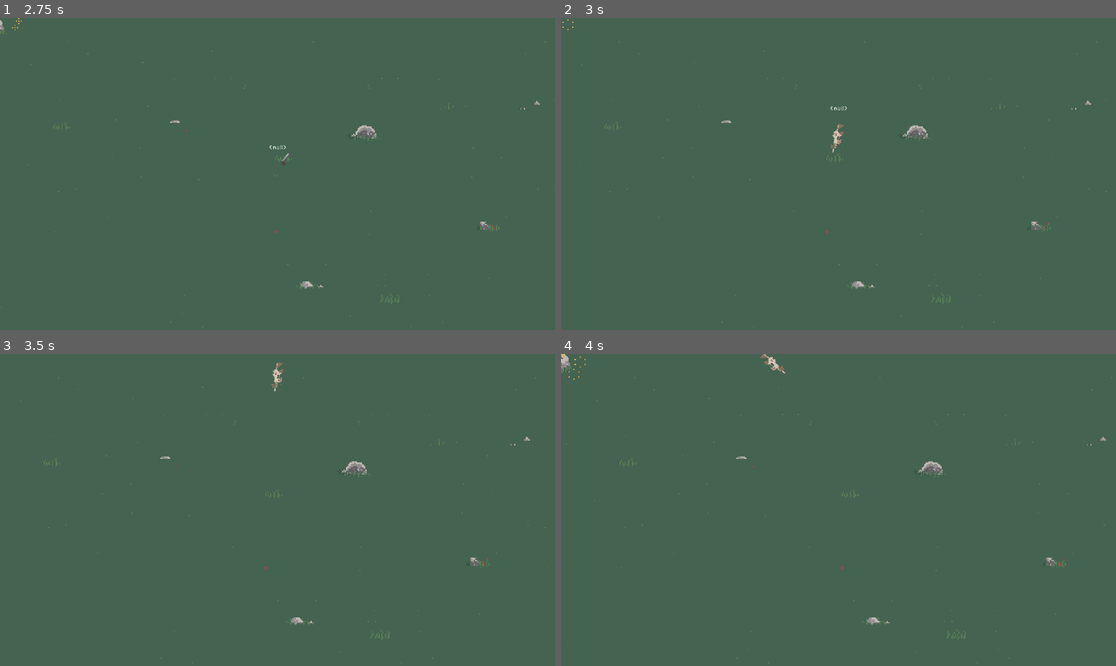
Above: before the commit, frames 1-4 (two rows, left to right).
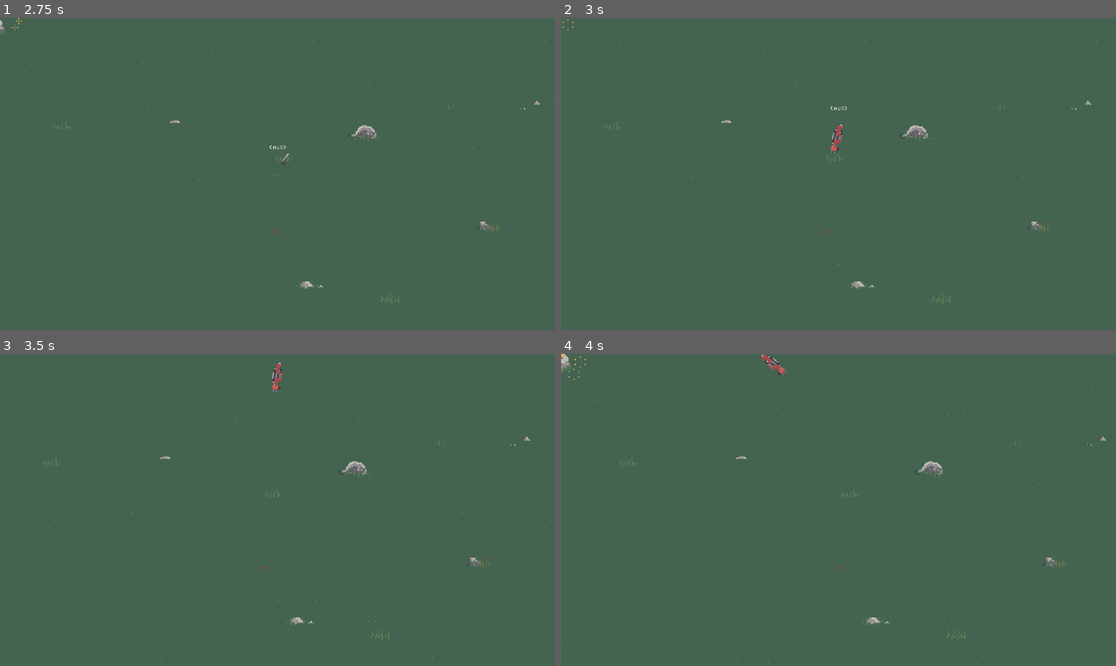
Above: after the commit, the same moments.

Repository: HedgeLizards/gobble
Game: Godot game, scene res://scenes/game.tscn
The game is run twice, just before and just after one commit, with the same random seed, the same clock (stepped at 60 frames per second) and the same inputs. This scene is started directly instead of the project's main scene.
Inputs (mouse positions are in pixels of both pictures, inside the frame that each line leads up to):
- Up to frame 1 (2.75 s): tap Enter at 0.5 s; move the mouse to (399, 158) at 0.52 s; press the mouse at (399, 158) at 0.53 s; hold D (east) 0.53-1.28 s; tap Space at 1.25 s; move the mouse to (166, 189) at 1.27 s; release the mouse at (166, 189) at 1.28 s; hold S (south) 1.28-2.03 s; click (166, 189) at 1.35 s; move the mouse to (333, 105) at 2.02 s; press the mouse at (333, 105) at 2.03 s; hold D (east) from 2.03 s (still down); tap 1 at 2.1 s
- Up to frame 2 (3 s): move the mouse to (810, 236) at 2.77 s; release D (east) at 2.78 s; release the mouse at (810, 236) at 2.78 s; hold W (north) from 2.78 s (still down); tap 6 at 2.85 s
- Up to frame 3 (3.5 s): keep holding W (north); click (249, 572) at 3.05 s
- Up to frame 4 (4 s): tap Enter at 3.5 s; move the mouse to (1005, 556) at 3.52 s; release W (north) at 3.53 s; press the mouse at (1005, 556) at 3.53 s; hold A (west) from 3.53 s (still down)

Frame 1 is identical in both runs. In frame 2, 0.1% of the frame differs, in the area x 48-52%, y 33-44%; in frame 3, 0.1%, in the area x 48-52%, y 2-13%; in frame 4, 0.1%.
Error before the commit: Invalid assignment of property or key 'text' with value of type 'Nil' on a base object of type 'Label'. (res://scripts/me.gd:44)
Error after the commit: Invalid assignment of property or key 'text' with value of type 'Nil' on a base object of type 'Label'. (res://scripts/me.gd:84)

Commit message:
Implement dynamic weapon sounds, cooldown, amount, spread and recoil strength

Diff:
--- a/client/scripts/camera.gd
+++ b/client/scripts/camera.gd
@@ -1,8 +1,6 @@
 extends Camera2D
 
 const SCREEN_SIZE_RATIO = 256
-const RECOIL_STRENGTH = 1.5
-const RECOIL_DURATION = 0.2
 
 @onready var base_offset = offset
 
@@ -17,7 +15,7 @@
 
 	zoom = Vector2(z, z) * DisplayServer.screen_get_scale()
 
-func recoil(toward):
-	offset = base_offset + Vector2(-cos(toward), sin(toward)) * RECOIL_STRENGTH
+func recoil(toward, strength):
+	offset = base_offset + Vector2(-cos(toward), sin(toward)) * strength
 
-	create_tween().set_trans(Tween.TRANS_SINE).set_ease(Tween.EASE_OUT).tween_property(self, 'offset', base_offset, RECOIL_DURATION)
+	create_tween().set_trans(Tween.TRANS_SINE).set_ease(Tween.EASE_OUT).tween_property(self, 'offset', base_offset, strength / 6)
--- a/client/scripts/entity.gd
+++ b/client/scripts/entity.gd
@@ -10,6 +10,9 @@
 		weapon = value
 
 		$Weapon/Sprite2D.texture = weapon.texture
+
+		$Shoot.stream.set_stream(0, weapon.stream)
+		$Shoot.volume_db = weapon.volume_db
 
 
 func is_enemy():
@@ -24,6 +27,6 @@
 func _on_label_resized():
 	$Label.position.x = (-$Label.size.x / 2.0 + 0.5) * $Label.scale.x
 
+
 func shoot():
-	# TO DO: Add weapon selection logic; sound needs to match the weapon.
 	$Shoot.play()
--- a/client/scripts/me.gd
+++ b/client/scripts/me.gd
@@ -3,35 +3,75 @@
 const weapons = [
 	{
 		"id": "Simple Hand Gun",
-		"texture": preload("res://assets/Gobbles/Weapons/Gobble_Gun.png")
+		"texture": preload("res://assets/Gobbles/Weapons/Gobble_Gun.png"),
+		"stream": preload("res://sounds/SFX_HandGun_Fire.wav"),
+		"volume_db": 0.0,
+		"cooldown": 0.5,
+		"bullets": 1,
+		"spread": PI / 5.0,
+		"recoil_strength": 1.5,
 	},
 	{
 		"id": "Automatic Rifle",
-		"texture": preload("res://assets/Gobbles/Weapons/Gobble_Assault_Rifle.png")
+		"texture": preload("res://assets/Gobbles/Weapons/Gobble_Assault_Rifle.png"),
+		"stream": preload("res://sounds/SFX_AutomaticRifle_Fire.wav"),
+		"volume_db": 0.0,
+		"cooldown": 0.2,
+		"bullets": 1,
+		"spread": PI / 5.0,
+		"recoil_strength": 1.5,
 	},
 	{
 		"id": "Minigun",
-		"texture": preload("res://assets/Gobbles/Weapons/Gobble_Minigun.png")
+		"texture": preload("res://assets/Gobbles/Weapons/Gobble_Minigun.png"),
+		"stream": preload("res://sounds/SFX_HandGun_Fire.wav"), # TO DO: Replace with weapon-specific sound
+		"volume_db": 0.0,
+		"cooldown": 0.1,
+		"bullets": 1,
+		"spread": PI / 2.5,
+		"recoil_strength": 1.5,
 	},
 	{
 		"id": "Sniper Rifle",
-		"texture": preload("res://assets/Gobbles/Weapons/Gobble_Sniper.png")
+		"texture": preload("res://assets/Gobbles/Weapons/Gobble_Sniper.png"),
+		"stream": preload("res://sounds/SFX_SniperRifle_Fire.wav"),
+		"volume_db": 0.0,
+		"cooldown": 5.0,
+		"bullets": 1,
+		"spread": 0.0,
+		"recoil_strength": 5.0,
 	},
 	{
 		"id": "Shotgun",
-		"texture": preload("res://assets/Gobbles/Weapons/Gobble_Shotgun.png")
+		"texture": preload("res://assets/Gobbles/Weapons/Gobble_Shotgun.png"),
+		"stream": preload("res://sounds/SFX_Shotgun_Fire.wav"),
+		"volume_db": 0.0,
+		"cooldown": 1.5,
+		"bullets": 3,
+		"spread": PI / 2.5,
+		"recoil_strength": 5.0,
 	},
 	{
 		"id": "Grenade Launcher",
-		"texture": preload("res://assets/Gobbles/Weapons/Gobble_Assault_Rifle.png")
+		"texture": preload("res://assets/Gobbles/Weapons/Gobble_Granande_Launcher.png"),
+		"stream": preload("res://sounds/SFX_HandGun_Fire.wav"), # TO DO: Replace with weapon-specific sound
+		"volume_db": 0.0,
+		"cooldown": 5.0,
+		"bullets": 1,
+		"spread": 0.0,
+		"recoil_strength": 15.0,
 	},
 ]
-
 var weapon_index:
 	set(value):
 		weapon_index = value
+		weapon = weapons[weapon_index]
 
-		$Weapon/Sprite2D.texture = weapons[weapon_index].texture
+		$Weapon/Sprite2D.texture = weapon.texture
+
+		$Shoot.stream.set_stream(0, weapon.stream)
+		$Shoot.volume_db = weapon.volume_db
+var weapon
 
 const speed := 10 * 16
 var cooldown := 0.0
@@ -67,28 +107,29 @@
 	%Weapon.rotation = fposmod(%Weapon.rotation, TAU)
 	%Weapon.scale.y = -1 if %Weapon.rotation > 0.5 * PI && %Weapon.rotation < 1.5 * PI else 1
 	if Input.is_action_pressed("shoot") && cooldown < 0:
-		# TO DO: Add weapon selection logic; sound needs to match the weapon.
-		$Shoot.play()
 		shoot()
 
 func shoot():
-	cooldown = 0.5
-	var bullet = Bullet.instantiate()
-	bullet.id = "@bullet_"+WebSocket.local_player_name + str(randi())
-	bullet.position = %Muzzle.global_position
-	bullet.rotation = %Muzzle.global_rotation
-	$Camera2D.recoil(-%Muzzle.global_rotation)
-	$'../Projectiles'.add_child(bullet)
-	WebSocket.send({
-		"type": "createProjectile",
-		"id": bullet.id,
-		"playerId": WebSocket.local_player_name,
-		"pos": [bullet.position.x / 16, bullet.position.y / 16],
-		"rotation": bullet.rotation,
-		"speed": bullet.speed / 16,
-		"distance": bullet.distance / 16,
-		"isEnemy": false
-	})
+	$Shoot.play()
+	cooldown = weapon.cooldown
+	var direction = %Muzzle.global_rotation + randf_range(-weapon.spread / 2.0, weapon.spread / 2.0)
+	for i in weapon.bullets:
+		var bullet = Bullet.instantiate()
+		bullet.id = "@bullet_"+WebSocket.local_player_name + str(randi())
+		bullet.position = %Muzzle.global_position
+		bullet.rotation = direction + (i - weapon.bullets / 2.0 + 0.5) * weapon.spread / 4.0
+		$'../Projectiles'.add_child(bullet)
+		WebSocket.send({
+			"type": "createProjectile",
+			"id": bullet.id,
+			"playerId": WebSocket.local_player_name,
+			"pos": [bullet.position.x / 16, bullet.position.y / 16],
+			"rotation": bullet.rotation,
+			"speed": bullet.speed / 16,
+			"distance": bullet.distance / 16,
+			"isEnemy": false
+		})
+	$Camera2D.recoil(-direction, weapon.recoil_strength)
 
 func is_me():
 	return true
